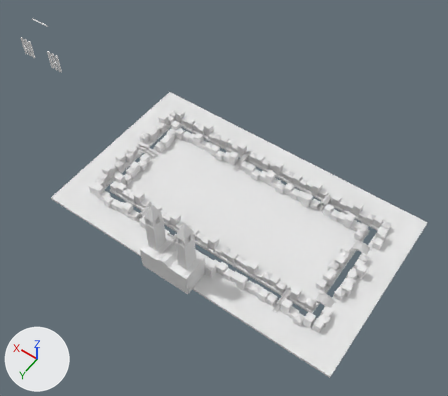
The Blender file Models/venice1dev.blend, before and after one commit.
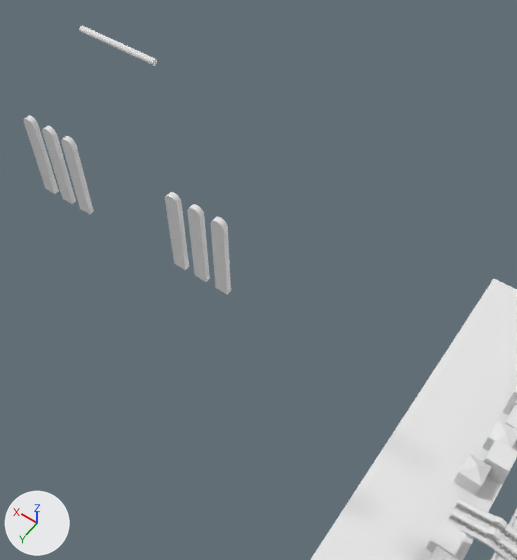
There are two pictures of each version: one whole from a 50 mm lens placed at (-20.53, 23.43, 37.52), pointed at (-4.71, 1.29, 2.73), one close up from a 50 mm lens placed at (5.41, 6.67, 15.9), pointed at (9.27, 1.26, 7.4). The lights are fixed; the arrows at lower left show +X, +Y and +Z.
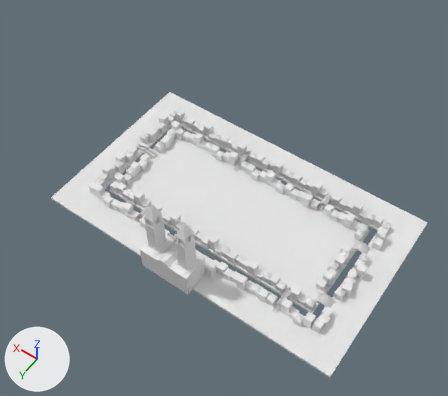
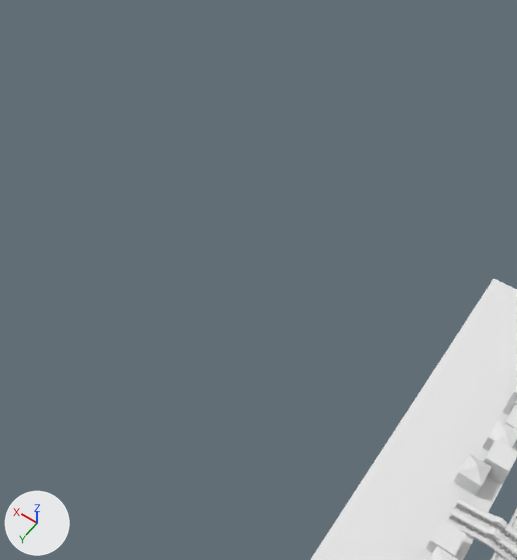
Changed parts and their boxes (x1, y1, x2, y2) in the close-ups (517 x 560 px):
'Round Top Cutout', hidden
    before: (24, 116, 231, 294)
'Bell Bar', hidden
    before: (79, 26, 157, 66)

The edits, one by one:
Object 'Bell Bar' (ob_bell_bar) is now hidden.
Object 'Round Top Cutout' (ob_round_top_cutout) is now hidden.
